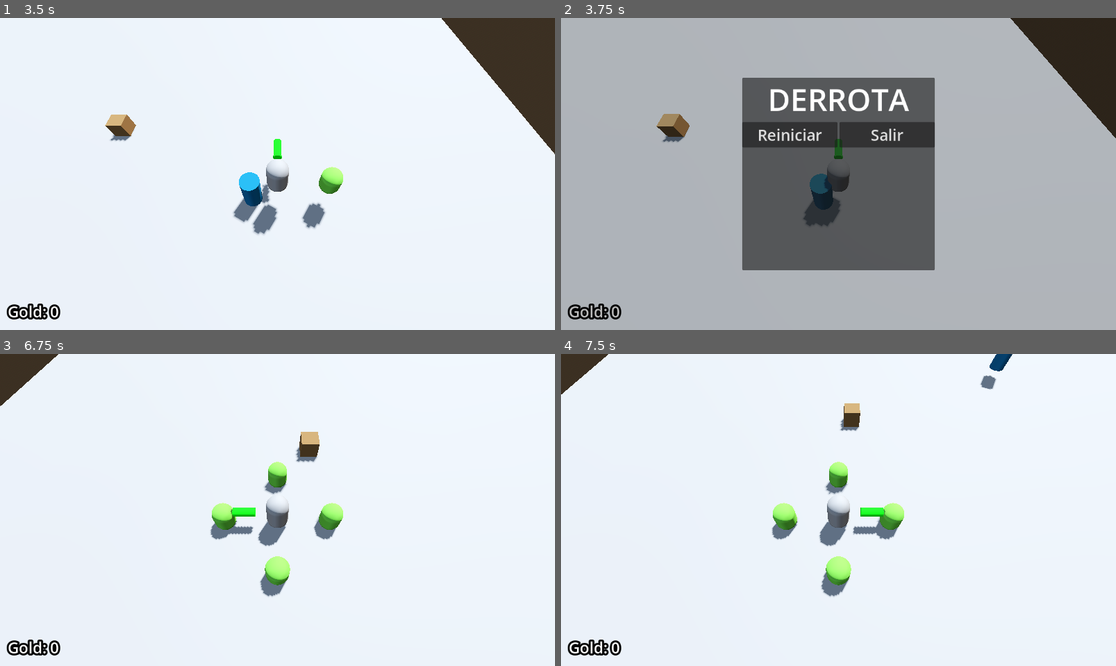
Above: before the commit, frames 1-4 (two rows, left to right).
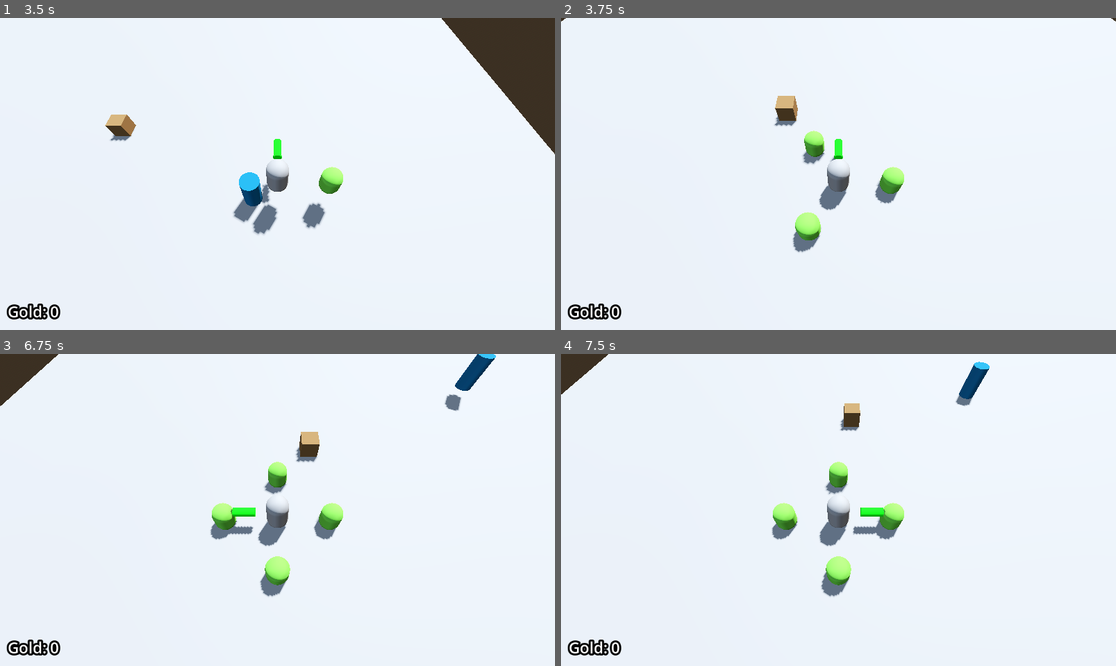
Above: after the commit, the same moments.

Repository: Ra-vanTech/ProjectBoozeArmy
Game: Godot game, scene res://Escena1_BoozeArmy.tscn
Same seed, same stepped clock (60 frames per second), same inputs: the game is played once before the commit and once after it.
Inputs (mouse positions are in pixels of both pictures, inside the frame that each line leads up to):
- Up to frame 1 (3.5 s): tap Enter at 0.5 s; move the mouse to (399, 158) at 0.52 s; hold D (move_right) 0.53-1.28 s; tap Q (despawn_dwarf) at 0.6, 2.85 s; tap Space (jump) at 0.77, 1.52, 3.02 s; move the mouse to (166, 189) at 1.27 s; hold S (move_back) 1.28-2.03 s; right-click (166, 189) at 1.35 s; move the mouse to (333, 105) at 2.02 s; hold D (move_right) 2.03-2.78 s; tap E (spawn_dwarf) at 2.1 s; move the mouse to (249, 236) at 2.77 s; hold W (move_forward) from 2.78 s (still down)
- Up to frame 2 (3.75 s): release W (move_forward) at 3.5 s; click (788, 133) at 3.5 s, where only the run after the commit has a clickable "Reiniciar"
- Up to frame 3 (6.75 s): click (227, 469) at 4.25 s, where only the run before the commit has a clickable "Reiniciar"; tap Space (jump) at 5, 5.27, 6.02 s; move the mouse to (444, 556) at 5.02 s; hold A (move_left) 5.03-6.53 s; right-click (444, 556) at 5.1 s; move the mouse to (111, 463) at 5.77 s; tap E (spawn_dwarf) at 5.85 s; move the mouse to (305, 510) at 6.52 s; hold S (move_back) from 6.53 s (still down); tap Q (despawn_dwarf) at 6.6 s
- Up to frame 4 (7.5 s): move the mouse to (755, 432) at 7.27 s; release S (move_back) at 7.28 s; hold D (move_right) from 7.28 s (still down); right-click (755, 432) at 7.35 s

Frame 1 is identical in both runs. In frame 2, 99% of the frame differs, in the area x 0-100%, y 0-100%; in frame 3, 0.5%; in frame 4, 0.6%.

Commit message:
[feat] implementación total de máquina de estado en el primer enemigo
Hay un solo error y es que a veces se mueren solos los esos pero sepa
por que será

Diff:
--- a/core/bases/EnemyBase.gd
+++ b/core/bases/EnemyBase.gd
@@ -1,2 +1,5 @@
 class_name EnemyBase
 extends CharacterBody3D
+
+@export var health: float = 100.0
+@export var COINS_DROPPED: int = 25
--- a/entities/enemies/non_static/base/Enemy.gd
+++ b/entities/enemies/non_static/base/Enemy.gd
@@ -1,11 +1,5 @@
 class_name Enemy
 extends EnemyBase
-
-@export var health: float = 100.0
-@export var COINS_DROPPED: int = 25
-#variables de ataque para poder configurar desde la UI
-@export var attack_damage: float = 10.0
-@export var attack_cooldown_time: float = 1.5
 
 #variables de referencia mientras el jugador esta en contacto
 var can_attack: bool = true
@@ -23,10 +17,6 @@
 func _ready() -> void:
 	hit_box_component.health_component.health = health
 	hit_box_component.health_component.COINS_DROPPED_DEFAULT = COINS_DROPPED
-	attack_cooldown.wait_time = attack_cooldown_time
-	enemy_attack_range.body_entered.connect(_on_attack_range_body_entered)
-	enemy_attack_range.body_exited.connect(_on_attack_range_body_exited)
-	attack_cooldown.timeout.connect(_on_attack_cooldown_timeout)
 
 
 func _process(delta: float) -> void:
@@ -37,37 +27,5 @@
 	hit_box_component.damage(attack)
 
 
-#funcion de ataque
-func _try_attack() -> void:
-	if not can_attack:
-		return
-
-	#previene el crashed si el jugador desaparece mientras esta en rango
-	if not is_instance_valid(player_in_range):
-		player_in_range = null
-		return
-	player_in_range.damage()
-	can_attack = false
-	attack_cooldown.start()
-
-
-func _on_attack_range_body_entered(body: Node3D) -> void:
-	if body.is_in_group("player"):
-		player_in_range = body
-		_try_attack()
-
-
-func _on_attack_range_body_exited(body: Node3D) -> void:
-	if body.is_in_group("player"):
-		player_in_range = null
-
-
-#reinicia el ataque cuando el cooldown termina
-func _on_attack_cooldown_timeout() -> void:
-	can_attack = true
-	if is_instance_valid(player_in_range):
-		_try_attack()
-
-
 func _on_health_component_has_died() -> void:
-	queue_free()
+	state_machine.change_state("EnemyDeadState")
--- a/entities/enemies/non_static/enemy_1/scenes/enemy_1.tscn
+++ b/entities/enemies/non_static/enemy_1/scenes/enemy_1.tscn
@@ -20,6 +20,7 @@
 [sub_resource type="CylinderShape3D" id="CylinderShape3D_ddkwl"]
 
 [sub_resource type="CylinderShape3D" id="CylinderShape3D_xg3t2"]
+radius = 1.0
 
 [node name="Enemy" type="CharacterBody3D" unique_id=1268067690 groups=["enemy"]]
 script = ExtResource("1_fcrg4")
@@ -45,8 +46,9 @@
 script = ExtResource("5_55j6w")
 metadata/_custom_type_script = "uid://c6ub3j2g3x37e"
 
-[node name="EnemyDeadState" type="Node" parent="StateMachine" unique_id=450953433]
+[node name="EnemyDeadState" type="Node" parent="StateMachine" unique_id=450953433 node_paths=PackedStringArray("parent")]
 script = ExtResource("6_tffy8")
+parent = NodePath("../..")
 metadata/_custom_type_script = "uid://782jxvlu2xc7"
 
 [node name="MeshInstance3D" type="MeshInstance3D" parent="." unique_id=1757439371]
@@ -95,3 +97,5 @@
 one_shot = true
 
 [connection signal="has_died" from="HealthComponent" to="." method="_on_health_component_has_died"]
+[connection signal="body_entered" from="EnemyAttackRange" to="StateMachine/EnemyMovingState" method="_on_enemy_attack_range_body_entered"]
+[connection signal="body_exited" from="EnemyAttackRange" to="StateMachine/EnemyAttackingState" method="_on_enemy_attack_range_body_exited"]
--- a/entities/enemies/states/enemy_attacking.gd
+++ b/entities/enemies/states/enemy_attacking.gd
@@ -1,6 +1,42 @@
 class_name EnemyAttackingState
 extends State
 
+@export var attack_cooldown: float = 1.0
+@export var miss_cooldown: float = 0.5
+
+var target: Player = null
+var timer: Timer
+
+
+func _ready() -> void:
+	timer = Timer.new()
+	timer.one_shot = true
+	add_child(timer)
+	timer.timeout.connect(on_timer_timeout)
+
 
 func enter():
-	print("Estoy atacandoooooooo")
+	target = get_tree().get_first_node_in_group("player") as Player
+	if not attempt_attack():
+		print("ataque no exitoso")
+		timer.start(miss_cooldown)
+	else:
+		print("ataque exitoso")
+		timer.start(attack_cooldown)
+
+
+func attempt_attack() -> bool:
+	if not is_instance_valid(target):
+		target = null
+		return false
+	target.damage()
+	return true
+
+
+func on_timer_timeout():
+	state_machine.change_state("EnemyMovingState")
+
+
+func _on_enemy_attack_range_body_exited(body: Node3D) -> void:
+	print("jugador salió del área de ataque")
+	target = null
--- a/entities/enemies/states/enemy_dead.gd
+++ b/entities/enemies/states/enemy_dead.gd
@@ -1,6 +1,9 @@
 class_name EnemyDeadState
 extends State
+
+@export var parent: EnemyBase
 
 
 func enter():
 	print("Enemigo eliminado")
+	parent.queue_free()
--- a/entities/enemies/states/enemy_idle.gd
+++ b/entities/enemies/states/enemy_idle.gd
@@ -12,11 +12,8 @@
 		state_machine.change_state("EnemyFallingState")
 	if input.direction.length_squared() > 0.00001:
 		state_machine.change_state("EnemyMovingState")
-
-
-func enter():
-	print("Enemigo en espera")
-
-
-func exit():
-	print("Enemigo saliendo de estado de espera")
+# Supongo que servirán para cambios de animación, pero por ahora más allá de para llenarme la salida del depurador no sirven para mucho
+#func enter():
+#	print("Enemigo en espera")
+#func exit():
+#	print("Enemigo saliendo de estado de espera")
--- a/entities/enemies/states/enemy_moving.gd
+++ b/entities/enemies/states/enemy_moving.gd
@@ -1,5 +1,7 @@
 class_name EnemyMovingState
 extends State
+
+@export var enemy_body: EnemyBase
 
 @onready var movement: MovementComponent = %MovementComponent
 @onready var input: SeekingComponent = %SeekingComponent
@@ -7,9 +9,11 @@
 
 func tick(delta: float):
 	input.tick()
-	if input.distance_to_player < 1:
-		state_machine.change_state("EnemyAttackingState")
 	if input.direction.length_squared() < 0.0001:
 		state_machine.change_state("EnemyIdleState")
 	movement.direction = input.direction
 	movement.tick(delta)
+
+
+func _on_enemy_attack_range_body_entered(body: Node3D) -> void:
+	state_machine.change_state("EnemyAttackingState")
